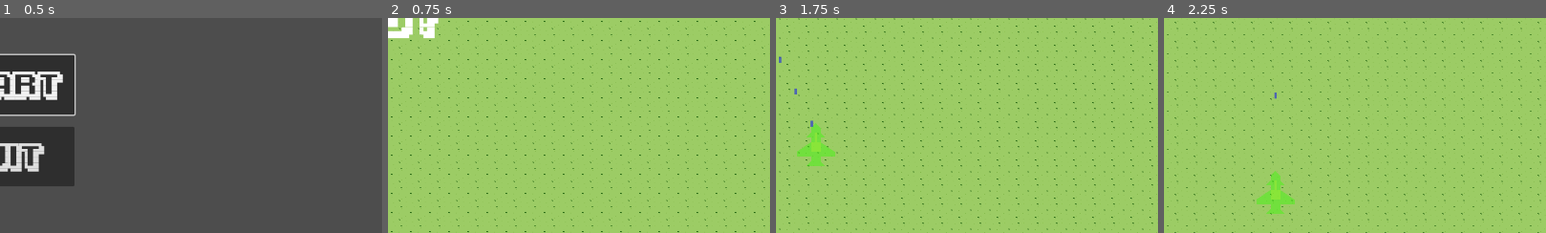
Above: before the commit, frames 1-4 (left to right).
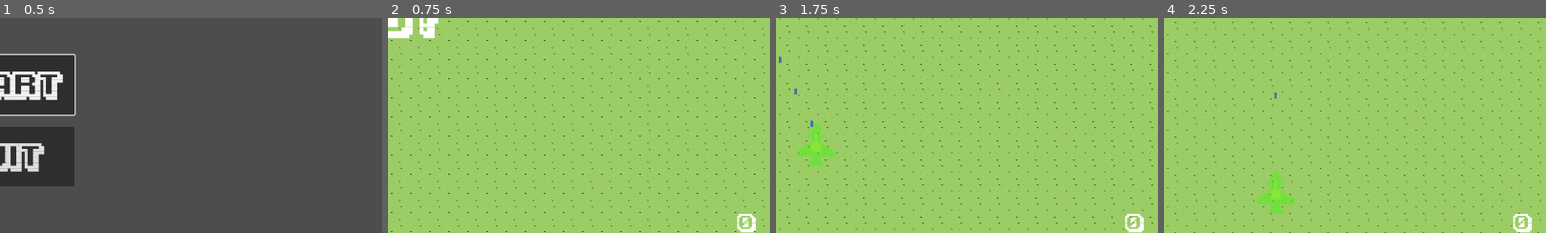
Above: after the commit, the same moments.

Repository: mmyumu/OVNI-godot
Game: Godot game, scene res://menu.tscn
The game is run twice, just before and just after one commit, with the same random seed, the same clock (stepped at 60 frames per second) and the same inputs.
Inputs (mouse positions are % of the whole screen's width and height, from its top left):
- Up to frame 1 (0.5 s): no input
- Up to frame 2 (0.75 s): click "Start" at 0.5 s
- Up to frame 3 (1.75 s): tap Enter at 1.25 s; move the mouse to (72, 45) at 1.27 s; hold Right (move_right) from 1.28 s (still down); hold Space (shoot) from 1.28 s (still down); click (72, 45) at 1.42 s
- Up to frame 4 (2.25 s): move the mouse to (30, 55) at 2.02 s; release Right (move_right) at 2.03 s; release Space (shoot) at 2.03 s; hold Down (move_down) from 2.03 s (still down); tap Space (shoot) at 2.1 s
The pictures show only the part of the screen within x 50-100%, y 50-100%; the shares and areas given below are measured in that part.

Frame 1 is identical in both runs. In frame 2, 0.3% of the frame differs, in the area x 91-97%, y 91-100%; in frame 3, 0.3%; in frame 4, 0.3%.

Commit message:
Add money

Diff:
--- a/hud.tscn
+++ b/hud.tscn
@@ -105,4 +105,18 @@
 theme_override_font_sizes/font_size = 64
 text = "game over"
 
+[node name="Money" type="Label" parent="."]
+anchors_preset = 3
+anchor_left = 1.0
+anchor_top = 1.0
+anchor_right = 1.0
+anchor_bottom = 1.0
+offset_left = -40.0
+offset_top = -36.0
+grow_horizontal = 0
+grow_vertical = 0
+theme_override_fonts/font = ExtResource("1_04pe5")
+theme_override_font_sizes/font_size = 32
+horizontal_alignment = 2
+
 [connection signal="timeout" from="StartPlay/StartTimer" to="." method="_on_start_timer_timeout"]
--- a/main_stage.gd
+++ b/main_stage.gd
@@ -5,7 +5,8 @@
 func _ready():
 	GlobalVariables.player = $Player
 	get_tree().paused = true
-	update_hp()
+	update_hud_hp()
+	update_hud_money()
 	$Player.hide()
 
 func _process(delta):
@@ -21,10 +22,14 @@
 	spawned_projectile.position = location
 	spawned_projectile.velocity = spawned_projectile.velocity.rotated(direction)
 
-func update_hp():
+func update_hud_hp():
 	if $Player:
 		$HUD/HP/HPLabel.text = str($Player.hp)
 		$HUD/HP/MaxHPLabel.text = str($Player.max_hp)
+
+func update_hud_money():
+	if $Player:
+		$HUD/Money.text = "%s $" % str($Player.money)
 
 func _on_hud_start_play():
 	start_stop_game(true)
@@ -34,6 +39,7 @@
 	# TODO: spawn waves of enemies instead of enemies 1 by 1 (scripted? random mechanism?)
 	var enemy = $Spawner.spawn(enemy_index)
 	enemy.shoot.connect(_on_enemy_shoot)
+	enemy.enemy_destroyed.connect(_on_enemy_destroyed)
 	enemy_index += 1
 
 func _on_enemy_shoot(projectile, direction, location):
@@ -45,6 +51,9 @@
 	spawned_projectile.position = location
 	spawned_projectile.velocity = spawned_projectile.velocity.rotated(direction)
 
+func _on_enemy_destroyed(enemy):
+	GlobalVariables.player.money += enemy.money
+	update_hud_money()
 
 func _on_player_game_over():
 	start_stop_game(false)
@@ -65,4 +74,4 @@
 
 
 func _on_player_player_hit(damage):
-	update_hp()
+	update_hud_hp()
--- a/unit/enemies/enemy.gd
+++ b/unit/enemies/enemy.gd
@@ -3,8 +3,10 @@
 @export var hp = 10
 @export var max_hp = 10
 @export var damage = 5
+@export var money = 1000
 
 signal shoot(projectile, direction, location)
+signal enemy_destroyed(enemy)
 
 # Called when the node enters the scene tree for the first time.
 func _ready():
@@ -22,6 +24,7 @@
 			hp -= area.damage
 		if hp <= 0:
 			queue_free()
+			enemy_destroyed.emit(self)
 
 		if area.is_in_group("Projectile"):
 			area.queue_free()
--- a/unit/player/player.gd
+++ b/unit/player/player.gd
@@ -4,6 +4,8 @@
 @export var hp = 100
 @export var max_hp = 100
 @export var damage = 10
+
+var money = 0
 
 signal shoot(projectile, direction, location)
 signal player_hit(damage)
